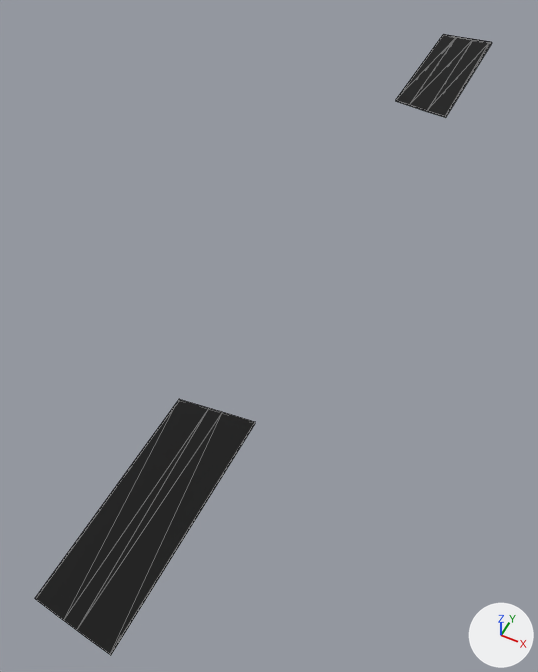
What one commit did to the glTF model frontend/public/models/CONTROL__MECHANICAL STEERING__STEERING SHELVES__P&S rudder shelf.glb.
One viewpoint serves both versions: a 50 mm lens placed at (-9.28, -3.62, 4.41), pointed at (-10.75, -0.68, 0.73). Lighting does not change. The marker at lower right points along +X, +Y and +Z. The older version comes first. Mesh edges are drawn as thin lines. Where no turn or scale is listed for an object, it has been applied to the vertices.
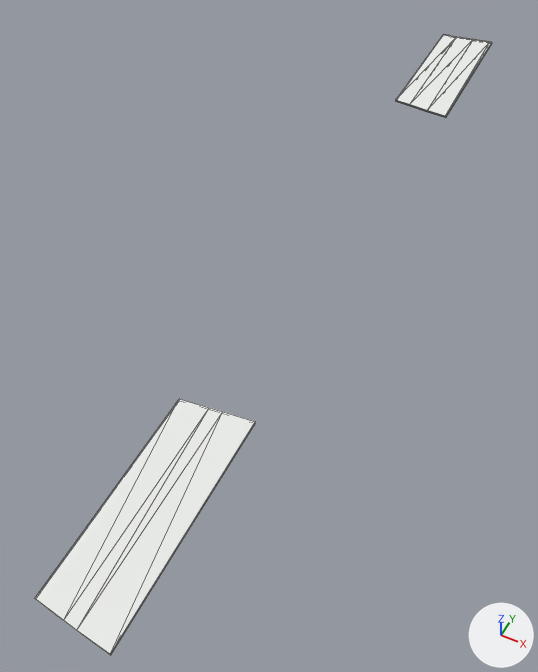
What differs and where, as boxes [x1, y1, x2, y2] in the pictures (538 x 672 px):
'Mesh_1', recoloured (black to white): [35, 399, 255, 655] in both
'Mesh_0', recoloured (black to white): [396, 34, 492, 117] in both

The change, as a diff of the scene's bpy script:
```diff
--- a/frontend/public/models/CONTROL__MECHANICAL STEERING__STEERING SHELVES__P&S rudder shelf.glb.py
+++ b/frontend/public/models/CONTROL__MECHANICAL STEERING__STEERING SHELVES__P&S rudder shelf.glb.py
@@ mat_composite_sandwich @@
+mat_composite_sandwich = principled_material('Composite sandwich')
+mat_composite_sandwich.base_color = (0.843, 0.859, 0.836)  # white #edeeec
+mat_composite_sandwich.roughness = 0.98
@@ me_mesh_0 @@
 me_mesh_0.from_pydata(...)  # 67 vertices, 130 faces; spans x -10.786..-10.354, y 1.619..2.953, z 1.192..1.204
-me_mesh_0.materials.append(mat_carbon_fiber_plywood_sandwich)  # black #111111
+me_mesh_0.materials.append(mat_composite_sandwich)  # white #edeeec
@@ me_mesh_1 @@
 me_mesh_1.from_pydata(...)  # 36 vertices, 54 faces; spans x -10.786..-10.354, y -2.945..-1.627, z 1.192..1.204
-me_mesh_1.materials.append(mat_carbon_fiber_plywood_sandwich)  # black #111111
+me_mesh_1.materials.append(mat_composite_sandwich)  # white #edeeec
```
